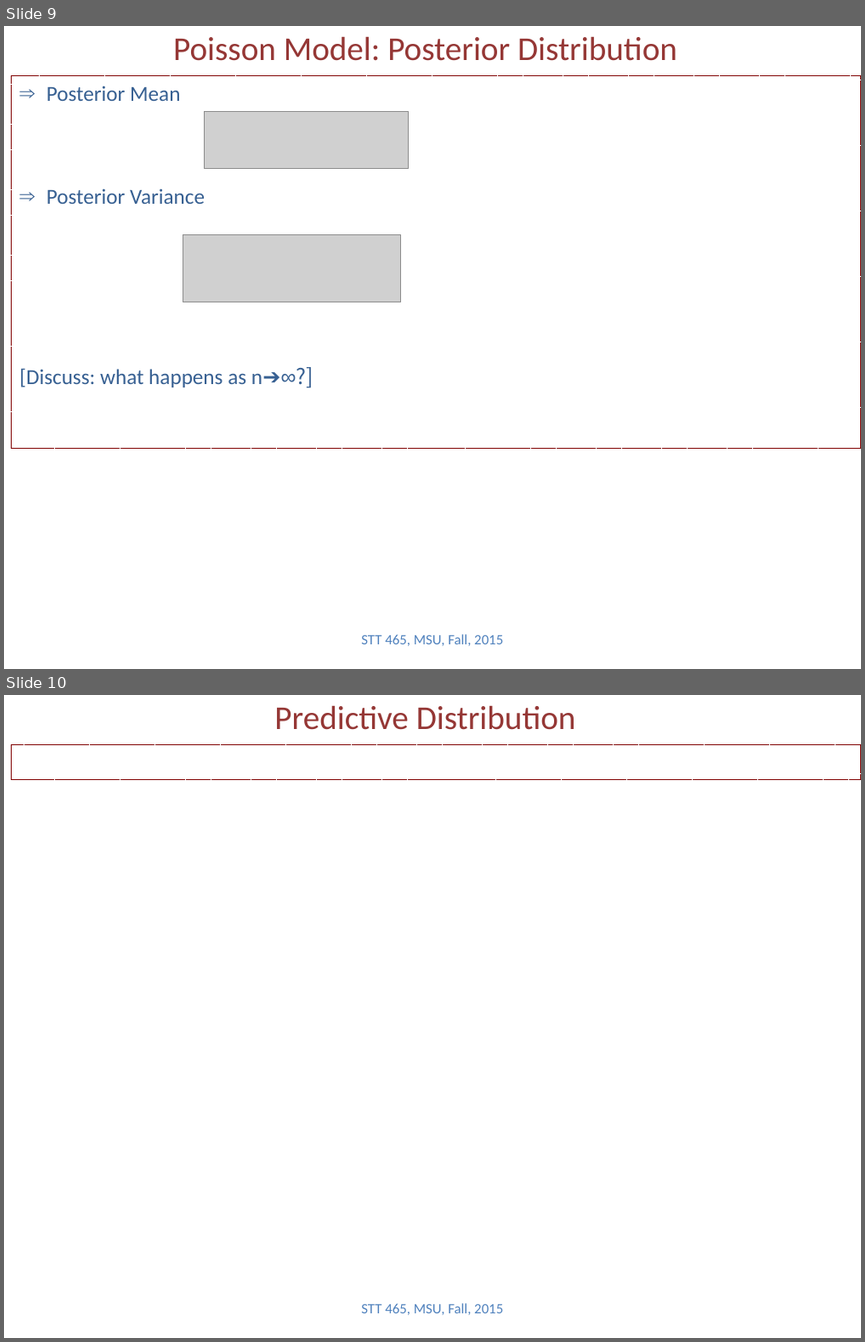
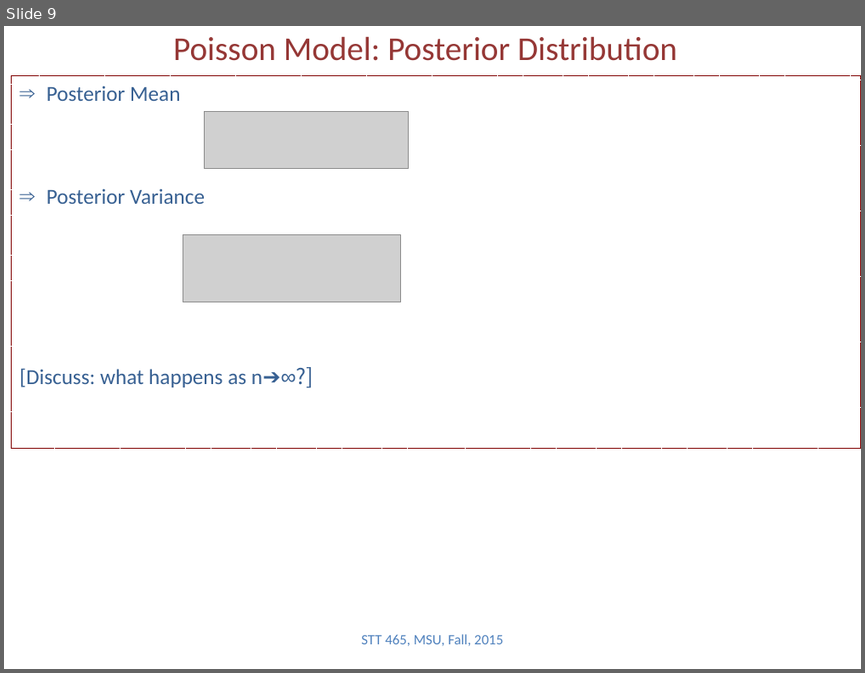
Before and after one commit to Boukos/STT465, a slide deck: STT465_3.pptx. Shown one above the other, each under a label of ours: slides 9 and 10 before the commit, slide 9 after it. The pictures are 865x1342 and 865x673 pixels, drawn with LibreOffice and Linux fonts; fonts in the diff are those of the drawing; grey boxes stand for pictures. Boxes give left, top, right and bottom in pixels: in the first picture for what was removed or moved away, otherwise in the second. Text is boxed around its words. In the diff, an @@ line names an element or a change of style, - is before the commit and + after.

```diff
--- a/STT465_3.pptx
+++ b/STT465_3.pptx
@@ slide 10 removed at <box>4,695,861,1338</box>, background #FFFFFF @@
@@ title removed at <box>274,705,576,730</box> @@
-Predictive Distribution
@@ rectangle removed at <box>11,744,861,779</box> @@
@@ text removed at <box>361,1303,503,1315</box> @@
-STT 465, MSU, Fall, 2015
```
Also in this commit, not shown: 1 other file.
